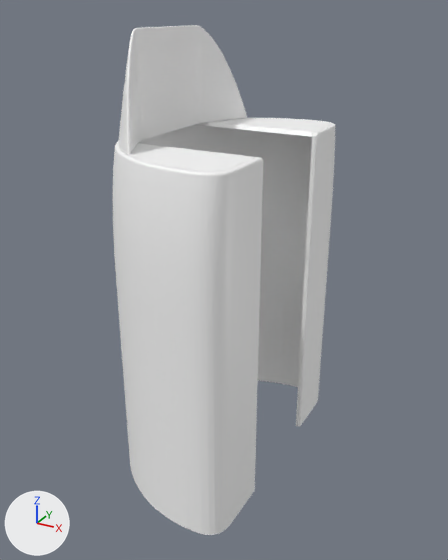
The COLLADA model tmc_hsrb_description/meshes/base_v0/body.dae: old version first, new version second.
Camera for both pictures: a camera (50 mm lens) standing at (0.309, -0.649, 0.718) and looking at (-0.047, -0.002, 0.394). The axes (+X, +Y, +Z) are drawn at lower left. The lights are the same throughout. The picture after the commit comes second.

Objects in the first picture: 'Body'.
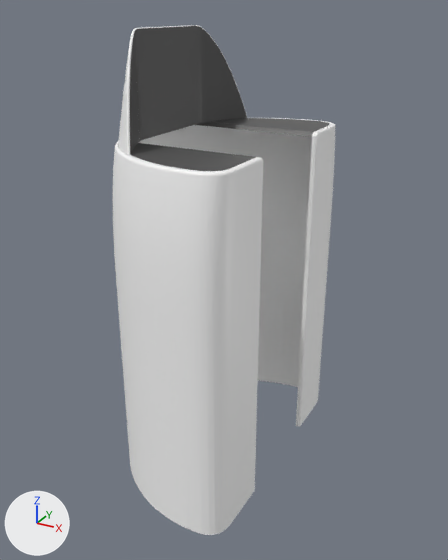
Boxes [x1, y1, x2, y2] around the edits, measured in the pictures (448 x 560 px):
'Body', surface changed (darker): [115, 25, 332, 175] in both

Edits to the bpy script that builds the scene:
```text
Add img_body_png:
    img_body_png = load_image('body.png', 'body.png', 1024, 1024, 'sRGB')
Change mat_material_001:
    mat_material_001.texture: img_white_png -> img_body_png
Change me_body:
    where me_body.from_pydata(...)  # 3444 vertices, 4834 faces; spans x -0.175..0.04, y -0.175..0.175, z 0.144..0.698
    used by ob_body; location = (0.0, 0.0, 0.0)
    me_body part 1: texture (UV) coordinates of 4834 of 4834 faces, centred in x -0.175..0.04, y -0.175..0.175, z 0.144..0.698, changed; they spanned u -0.98..1.5, v -0.73..2.01 and now span u 0.0..1.0, v 0.0..0.98
```
